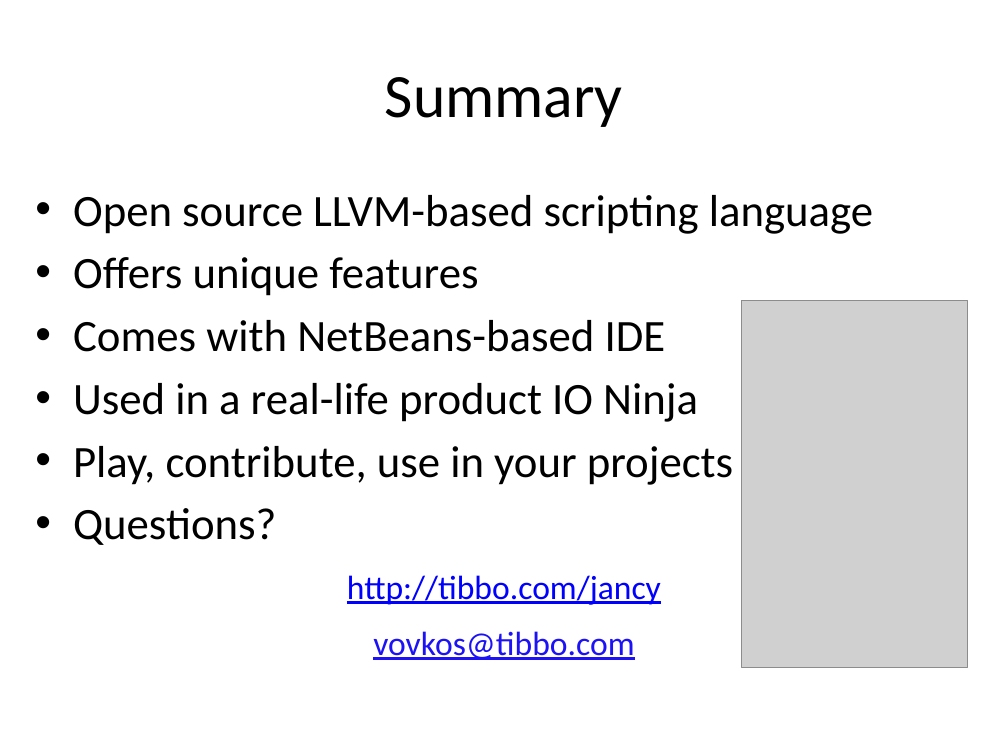
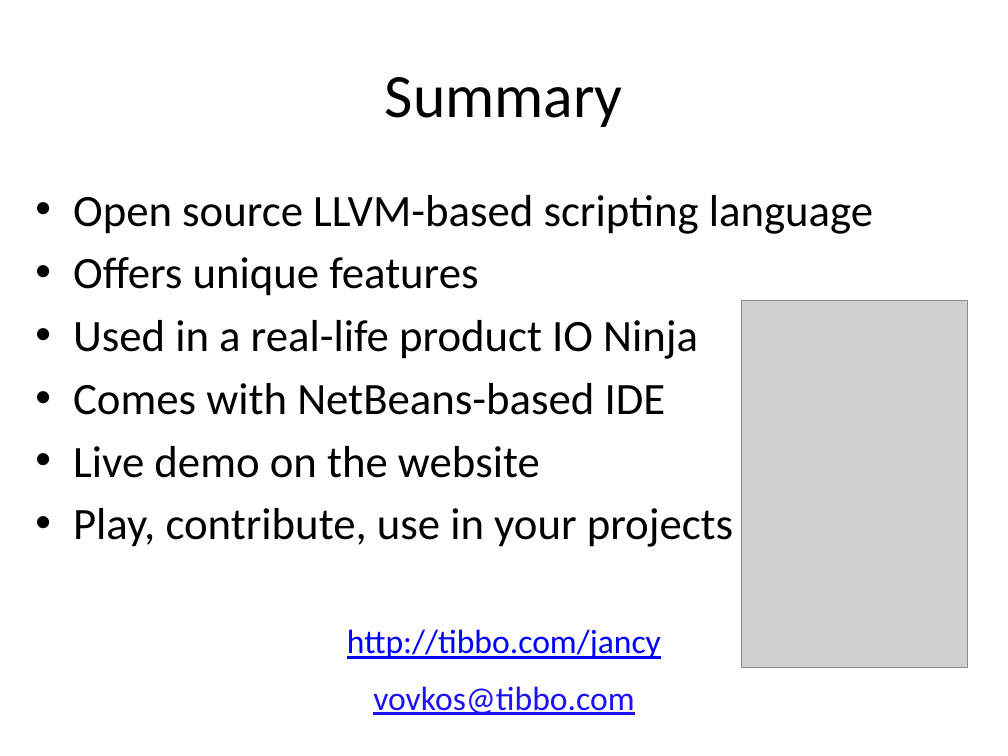
Before and after one commit to vovkos/jancy, a slide deck: slide 36 of doc/pres/Jancy FOSDEM 2016.pptx. Drawn at 1008x756 pixels with LibreOffice and Linux fonts; fonts in the diff are those of the drawing; grey boxes stand for pictures. Boxes give left, top, right and bottom in pixels: in the first picture for what was removed or moved away, otherwise in the second. Text is boxed around its words. In the diff, an @@ line names an element or a change of style, - is before the commit and + after.

Commit message:
[jancy] fosdem 2016 pres update

```diff
--- a/doc/pres/Jancy FOSDEM 2016.pptx
+++ b/doc/pres/Jancy FOSDEM 2016.pptx
@@ text at [73,320,698,359]: paragraph added @@
+• Used in a real-life product IO Ninja
@@ text at [73,446,540,478]: text changed @@
-• Used in a real-life product IO Ninja
+• Live demo on the website
@@ text at [73,508,276,545]: paragraph removed @@
-• Questions?
@@ text "http://tibbo.com/jancy": place and size @@
-text "http://tibbo.com/jancy" at [347,575,661,605]
+text "http://tibbo.com/jancy" at [347,629,661,659]
@@ text "vovkos@tibbo.com": place and size @@
-text "vovkos@tibbo.com" at [373,631,634,660]
+text "vovkos@tibbo.com" at [373,686,634,715]
```
Also in this commit, not shown: 10 other slides changed, 2 slides added.
